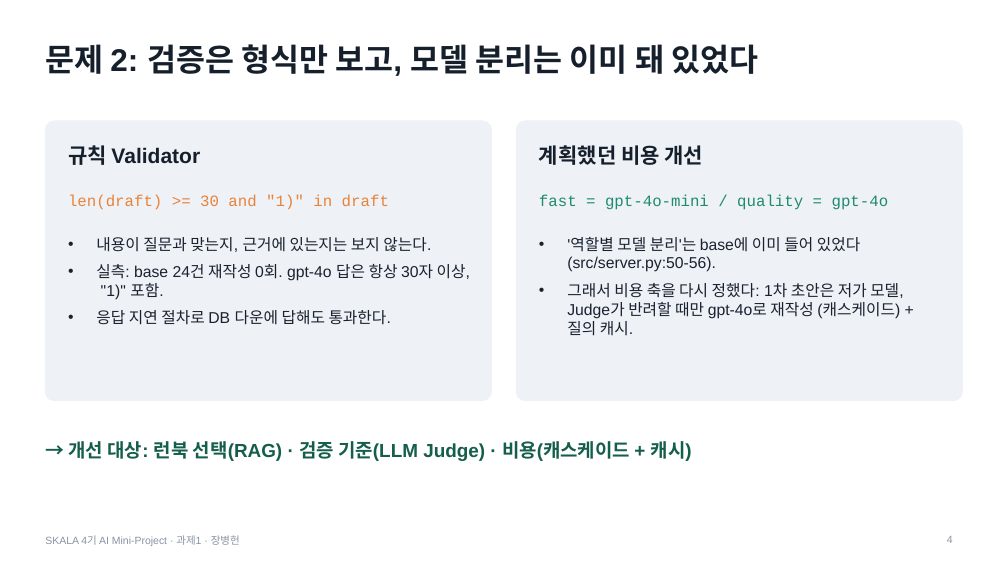
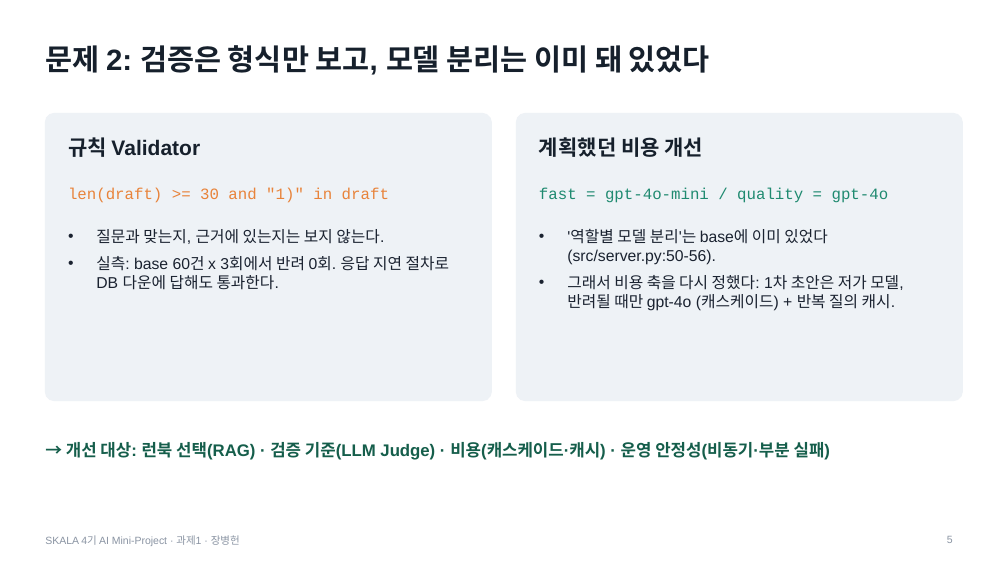
Before and after one commit to jang961111-hash/incident-agent-ablation, a slide deck: slide 5 of deck/incident-agent-ablation.pptx (slide 4 before the commit). Drawn at 1008x567 pixels with LibreOffice and Linux fonts; fonts in the diff are those of the drawing. Boxes give left, top, right and bottom in pixels: in the first picture for what was removed or moved away, otherwise in the second. Text is boxed around its words. In the diff, an @@ line names an element or a change of style, - is before the commit and + after.

```diff
--- a/deck/incident-agent-ablation.pptx
+++ b/deck/incident-agent-ablation.pptx
@@ title "문제 2: 검증은 형식만 보고, ..." at (x1=45, y1=45, x2=710, y2=75): size 30 to 28 pt @@
@@ rounded rectangle resized from (x1=45, y1=121, x2=492, y2=401) to (x1=45, y1=113, x2=492, y2=401) @@
@@ rounded rectangle resized from (x1=516, y1=121, x2=963, y2=401) to (x1=516, y1=113, x2=963, y2=401) @@
@@ 4 texts moved together from (x1=68, y1=145, x2=889, y2=210) to (x1=68, y1=137, x2=889, y2=203) @@
@@ text at (x1=96, y1=229, x2=449, y2=290): text changed @@
-• 내용이 질문과 맞는지, 근거에 있는지는 보지 않는다.
-• 실측: base 24건 재작성 0회. gpt-4o 답은 항상 30자 이상, "1)" 포함.
-• 응답 지연 절차로 DB 다운에 답해도 통과한다.
+• 질문과 맞는지, 근거에 있는지는 보지 않는다.
+• 실측: base 60건 x 3회에서 반려 0회. 응답 지연 절차로 DB 다운에 답해도 통과한다.
@@ text at (x1=567, y1=229, x2=903, y2=311): text changed @@
-• '역할별 모델 분리'는 base에 이미 들어 있었다 (src/server.py:50-56).
-• 그래서 비용 축을 다시 정했다: 1차 초안은 저가 모델, Judge가 반려할 때만 gpt-4o로 재작성 (캐스케이드) + 질의 캐시.
+• '역할별 모델 분리'는 base에 이미 있었다 (src/server.py:50-56).
+• 그래서 비용 축을 다시 정했다: 1차 초안은 저가 모델, 반려될 때만 gpt-4o (캐스케이드) + 반복 질의 캐시.
@@ text at (x1=66, y1=442, x2=830, y2=460): text changed; size 18 to 16 pt @@
-→ 개선 대상: 런북 선택(RAG) · 검증 기준(LLM Judge) · 비용(캐스케이드 + 캐시)
+→ 개선 대상: 런북 선택(RAG) · 검증 기준(LLM Judge) · 비용(캐스케이드·캐시) · 운영 안정성(비동기·부분 실패)
@@ page number at (x1=947, y1=536, x2=953, y2=543): text changed @@
-4
+5
```
Also in this commit, not shown: 4 other slides changed, 11 slides added, 8 slides removed, 4 other files.
